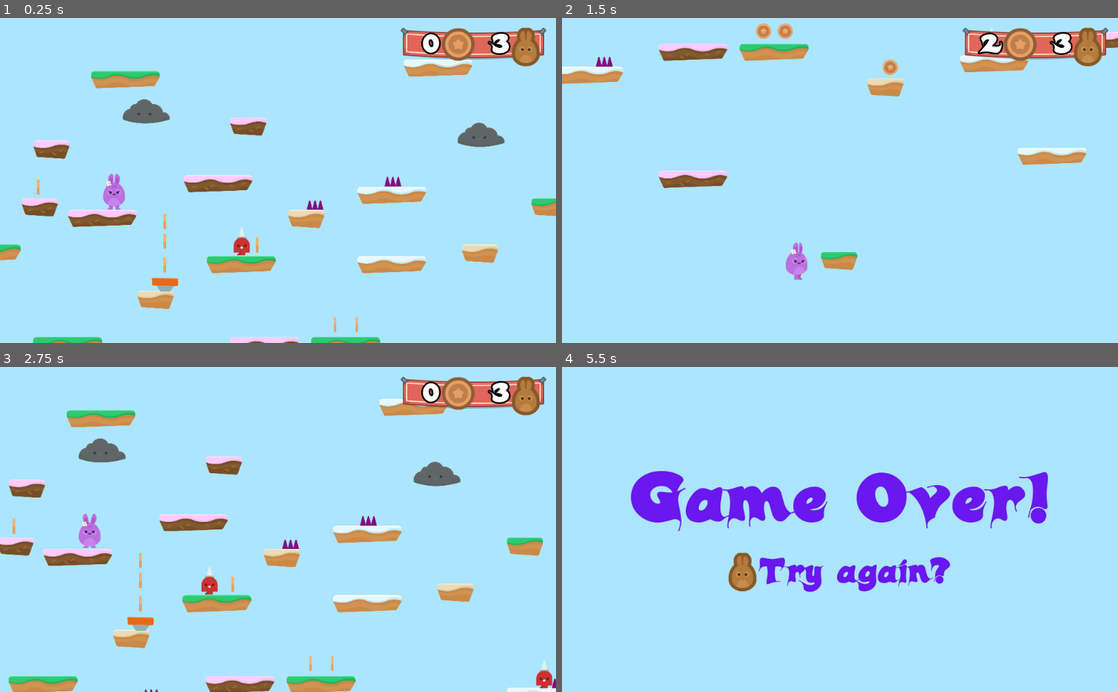
Above: before the commit, frames 1-4 (two rows, left to right).
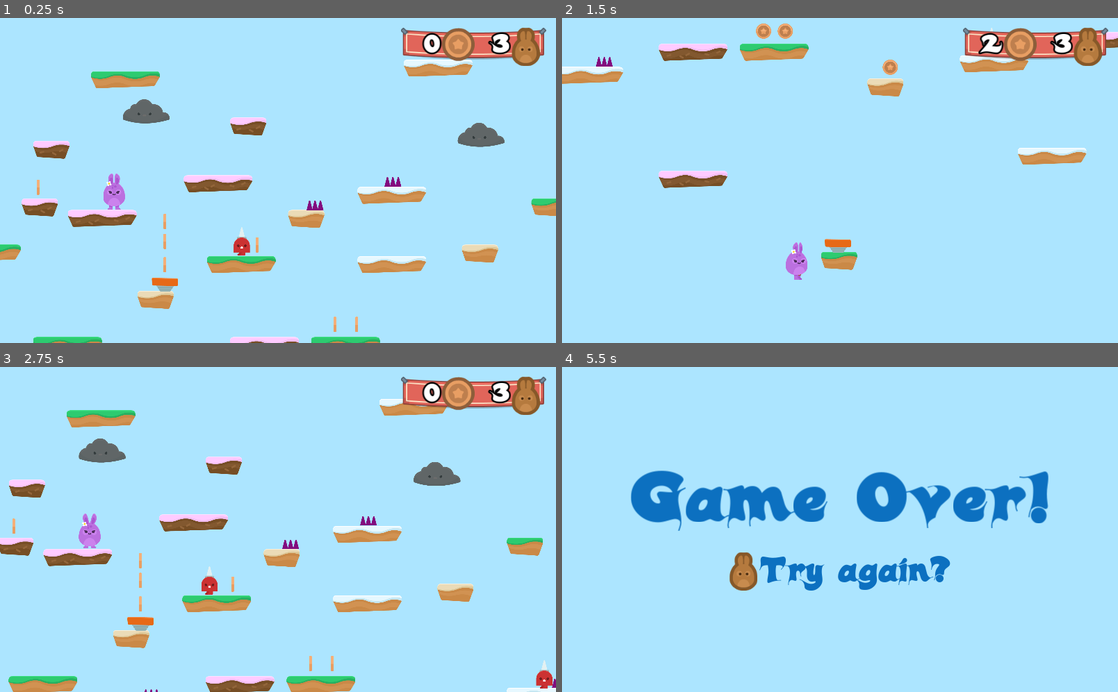
Above: after the commit, the same moments.

Repository: bennetimo/HoppyDays
Game: Godot game, scene res://Levels/Level1.tscn
Same seed, same stepped clock (60 frames per second), same inputs: the game is played once before the commit and once after it.
Inputs (mouse positions are in pixels of both pictures, inside the frame that each line leads up to; where the layout moved, square brackets give the same spot in the first picture):
- Up to frame 1 (0.25 s): no input
- Up to frame 2 (1.5 s): hold D (right) from 0.53 s (still down); tap Space (jump) at 0.77 s
- Up to frame 3 (2.75 s): tap Space (jump) at 1.52 s; release D (right) at 2 s; click (183, 575) [177, 575] at 2 s
- Up to frame 4 (5.5 s): hold A (left) 2.78-3.53 s; hold D (right) 3.53-5.03 s; tap Space (jump) at 3.77, 4.52, 5.27 s; hold A (left) from 5.03 s (still down)

The runs differ from the first frame. In frame 1, 1.0% of the frame differs, in the area x 0-100%, y 3-100%; in frame 2, 0.7%; in frame 3, 1.1%; in frame 4, 8.0%, in the area x 12-88%, y 31-70%.

Commit message:
add portal

Diff:
--- /dev/null
+++ b/Items/Portal.gd
@@ -0,0 +1,6 @@
+extends Node2D
+
+
+
+func _on_Area2D_body_entered(body):
+	get_tree().call_group("Gamestate", "win_game")
--- /dev/null
+++ b/Items/Portal.tscn
@@ -0,0 +1,60 @@
+[gd_scene load_steps=7 format=2]
+
+[ext_resource path="res://Items/Portal.gd" type="Script" id=1]
+[ext_resource path="res://GFX/Items/portal_yellow.png" type="Texture" id=2]
+[ext_resource path="res://GFX/Particles/portal_yellowParticle.png" type="Texture" id=3]
+
+[sub_resource type="RectangleShape2D" id=1]
+extents = Vector2( 115.328, 41.3827 )
+
+[sub_resource type="Animation" id=2]
+resource_name = "PortalStretch"
+length = 2.0
+loop = true
+step = 1.0
+tracks/0/type = "value"
+tracks/0/path = NodePath(".:scale")
+tracks/0/interp = 1
+tracks/0/loop_wrap = true
+tracks/0/imported = false
+tracks/0/enabled = true
+tracks/0/keys = {
+"times": PoolRealArray( 0, 1 ),
+"transitions": PoolRealArray( 1, 1 ),
+"update": 0,
+"values": [ Vector2( 1, 1 ), Vector2( 1.25, 1.1 ) ]
+}
+
+[sub_resource type="ParticlesMaterial" id=3]
+emission_shape = 1
+emission_sphere_radius = 120.0
+flag_disable_z = true
+gravity = Vector3( 0, 5, 0 )
+orbit_velocity = 0.2
+orbit_velocity_random = 0.0
+radial_accel = 30.0
+
+[node name="Portal" type="Node2D"]
+script = ExtResource( 1 )
+
+[node name="Area2D" type="Area2D" parent="."]
+scale = Vector2( 1.01973, 1.00789 )
+
+[node name="Sprite" type="Sprite" parent="Area2D"]
+texture = ExtResource( 2 )
+
+[node name="CollisionShape2D" type="CollisionShape2D" parent="Area2D"]
+visible = false
+shape = SubResource( 1 )
+
+[node name="AnimationPlayer" type="AnimationPlayer" parent="Area2D"]
+autoplay = "PortalStretch"
+anims/PortalStretch = SubResource( 2 )
+
+[node name="Particles2D" type="Particles2D" parent="Area2D"]
+amount = 15
+lifetime = 2.5
+randomness = 1.0
+process_material = SubResource( 3 )
+texture = ExtResource( 3 )
+[connection signal="body_entered" from="Area2D" to="." method="_on_Area2D_body_entered"]
--- a/Levels/GameOver.tscn
+++ b/Levels/GameOver.tscn
@@ -39,7 +39,7 @@
 margin_right = 773.0
 margin_bottom = 164.0
 custom_fonts/font = SubResource( 1 )
-custom_colors/font_color = Color( 0.419608, 0.0941176, 0.945098, 1 )
+custom_colors/font_color = Color( 0.0509804, 0.443137, 0.756863, 1 )
 text = "Game Over!"
 
 [node name="HBoxContainer" type="HBoxContainer" parent="CenterContainer/VBoxContainer"]
@@ -59,6 +59,6 @@
 margin_right = 591.0
 margin_bottom = 82.0
 custom_fonts/font = SubResource( 2 )
-custom_colors/font_color = Color( 0.419608, 0.0941176, 0.945098, 1 )
+custom_colors/font_color = Color( 0.0509804, 0.443137, 0.756863, 1 )
 text = "Try again?"
 [connection signal="pressed" from="CenterContainer/VBoxContainer/HBoxContainer/RestartButton" to="." method="_on_RestartButton_pressed"]
--- a/Levels/GameState.gd
+++ b/Levels/GameState.gd
@@ -31,3 +31,6 @@
 
 func end_game():
 	get_tree().change_scene("res://Levels/GameOver.tscn")
+
+func win_game():
+	get_tree().change_scene("res://Levels/Victory.tscn")
--- a/Levels/Level1.tscn
+++ b/Levels/Level1.tscn
@@ -1,121 +1,146 @@
-[gd_scene load_steps=11 format=2]
+[gd_scene load_steps=12 format=2]
 
 [ext_resource path="res://Levels/GameState.gd" type="Script" id=1]
-[ext_resource path="res://Player/Player.tscn" type="PackedScene" id=2]
-[ext_resource path="res://Levels/Tileset.tres" type="TileSet" id=3]
-[ext_resource path="res://Hazards/SpikeTop.tscn" type="PackedScene" id=4]
-[ext_resource path="res://NPCs/Spikeman.tscn" type="PackedScene" id=5]
-[ext_resource path="res://NPCs/Cloud.tscn" type="PackedScene" id=6]
-[ext_resource path="res://Items/Coin.tscn" type="PackedScene" id=7]
-[ext_resource path="res://Items/JumpPad.tscn" type="PackedScene" id=8]
-[ext_resource path="res://SFX/Chiptune_Adventures_1.ogg" type="AudioStream" id=9]
-[ext_resource path="res://GUI/GUI.tscn" type="PackedScene" id=10]
+[ext_resource path="res://Items/Portal.tscn" type="PackedScene" id=2]
+[ext_resource path="res://Player/Player.tscn" type="PackedScene" id=3]
+[ext_resource path="res://Levels/Tileset.tres" type="TileSet" id=4]
+[ext_resource path="res://Hazards/SpikeTop.tscn" type="PackedScene" id=5]
+[ext_resource path="res://NPCs/Spikeman.tscn" type="PackedScene" id=6]
+[ext_resource path="res://NPCs/Cloud.tscn" type="PackedScene" id=7]
+[ext_resource path="res://Items/Coin.tscn" type="PackedScene" id=8]
+[ext_resource path="res://Items/JumpPad.tscn" type="PackedScene" id=9]
+[ext_resource path="res://SFX/Chiptune_Adventures_1.ogg" type="AudioStream" id=10]
+[ext_resource path="res://GUI/GUI.tscn" type="PackedScene" id=11]
 
 [node name="Level1" type="Node2D"]
 script = ExtResource( 1 )
 
-[node name="Player" parent="." instance=ExtResource( 2 )]
+[node name="Portal" parent="." instance=ExtResource( 2 )]
+position = Vector2( 6480, 40 )
+
+[node name="Player" parent="." instance=ExtResource( 3 )]
 position = Vector2( 480, 210 )
 
 [node name="TileMap" type="TileMap" parent="."]
 position = Vector2( 480, 210 )
-tile_set = ExtResource( 3 )
+tile_set = ExtResource( 4 )
 collision_layer = 2
 format = 1
-tile_data = PoolIntArray( -655303, 3, 0, -589799, 6, 0, -458754, 2, 0, -327596, 3, 0, -262134, 1, 0, -65543, 1, 0, -65495, 3, 0 …(550 unchanged characters)…
+tile_data = PoolIntArray( -655303, 3, 0, -589799, 6, 0, -458754, 2, 0, -262134, 1, 0, -65543, 1, 0, -65495, 3, 0 …(550 unchanged characters)…
 
 [node name="Hazards" type="Node" parent="."]
-editor/display_folded = true
 
-[node name="SpikeTop" parent="Hazards" instance=ExtResource( 4 )]
+[node name="SpikeTop" parent="Hazards" instance=ExtResource( 5 )]
 position = Vector2( 1590, 440 )
 
-[node name="SpikeTop2" parent="Hazards" instance=ExtResource( 4 )]
+[node name="SpikeTop2" parent="Hazards" instance=ExtResource( 5 )]
 position = Vector2( 820, 1270 )
 
-[node name="SpikeTop3" parent="Hazards" instance=ExtResource( 4 )]
+[node name="SpikeTop3" parent="Hazards" instance=ExtResource( 5 )]
 position = Vector2( 2020, 310 )
 
-[node name="SpikeTop4" parent="Hazards" instance=ExtResource( 4 )]
+[node name="SpikeTop4" parent="Hazards" instance=ExtResource( 5 )]
 position = Vector2( 3080, 1210 )
+
+[node name="SpikeTop5" parent="Hazards" instance=ExtResource( 5 )]
+position = Vector2( 5060, 1850 )
 
 [node name="NPCs" type="Node" parent="."]
 
-[node name="Spikeman" parent="NPCs" instance=ExtResource( 5 )]
+[node name="Spikeman" parent="NPCs" instance=ExtResource( 6 )]
 position = Vector2( 1110, 640 )
 
-[node name="Spikeman2" parent="NPCs" instance=ExtResource( 5 )]
+[node name="Spikeman2" parent="NPCs" instance=ExtResource( 6 )]
 position = Vector2( 2960, 1160 )
 
-[node name="Cloud" parent="NPCs" instance=ExtResource( 6 )]
+[node name="Spikeman3" parent="NPCs" instance=ExtResource( 6 )]
+position = Vector2( 5850, 1157.09 )
+
+[node name="Cloud" parent="NPCs" instance=ExtResource( 7 )]
 position = Vector2( 2570, 50 )
 
-[node name="Cloud2" parent="NPCs" instance=ExtResource( 6 )]
+[node name="Cloud2" parent="NPCs" instance=ExtResource( 7 )]
 position = Vector2( 720, -80 )
 
-[node name="Cloud3" parent="NPCs" instance=ExtResource( 6 )]
+[node name="Cloud3" parent="NPCs" instance=ExtResource( 7 )]
 position = Vector2( 3590, 170 )
 
-[node name="Cloud4" parent="NPCs" instance=ExtResource( 6 )]
+[node name="Cloud4" parent="NPCs" instance=ExtResource( 7 )]
 position = Vector2( 4010, -90 )
 
 [node name="Coins" type="Node" parent="."]
-editor/display_folded = true
 
-[node name="Coin" parent="Coins" instance=ExtResource( 7 )]
+[node name="Coin" parent="Coins" instance=ExtResource( 8 )]
 position = Vector2( 1270, 660 )
 
-[node name="Coin2" parent="Coins" instance=ExtResource( 7 )]
+[node name="Coin2" parent="Coins" instance=ExtResource( 8 )]
 position = Vector2( 1820, 1100 )
 
-[node name="Coin3" parent="Coins" instance=ExtResource( 7 )]
+[node name="Coin3" parent="Coins" instance=ExtResource( 8 )]
 position = Vector2( 2400, 1300 )
 
-[node name="Coin4" parent="Coins" instance=ExtResource( 7 )]
+[node name="Coin4" parent="Coins" instance=ExtResource( 8 )]
 position = Vector2( 3490, 520 )
 
-[node name="Coin11" parent="Coins" instance=ExtResource( 7 )]
+[node name="Coin11" parent="Coins" instance=ExtResource( 8 )]
 position = Vector2( 5060, 980 )
 
-[node name="Coin12" parent="Coins" instance=ExtResource( 7 )]
+[node name="Coin12" parent="Coins" instance=ExtResource( 8 )]
 position = Vector2( 5130, 280 )
 
-[node name="Coin13" parent="Coins" instance=ExtResource( 7 )]
+[node name="Coin13" parent="Coins" instance=ExtResource( 8 )]
 position = Vector2( 4160, 1280 )
 
-[node name="Coin14" parent="Coins" instance=ExtResource( 7 )]
+[node name="Coin14" parent="Coins" instance=ExtResource( 8 )]
 position = Vector2( 4290, 1280 )
 
-[node name="Coin5" parent="Coins" instance=ExtResource( 7 )]
+[node name="Coin15" parent="Coins" instance=ExtResource( 8 )]
+position = Vector2( 6470, 1243.5 )
+
+[node name="Coin16" parent="Coins" instance=ExtResource( 8 )]
+position = Vector2( 6470, 1110 )
+
+[node name="Coin17" parent="Coins" instance=ExtResource( 8 )]
+position = Vector2( 6470, 990 )
+
+[node name="Coin5" parent="Coins" instance=ExtResource( 8 )]
 position = Vector2( 3200, 89 )
 
-[node name="Coin6" parent="Coins" instance=ExtResource( 7 )]
+[node name="Coin6" parent="Coins" instance=ExtResource( 8 )]
 position = Vector2( 1700, 1100 )
 
-[node name="Coin7" parent="Coins" instance=ExtResource( 7 )]
+[node name="Coin7" parent="Coins" instance=ExtResource( 8 )]
 position = Vector2( 60, 340 )
 
-[node name="Coin8" parent="Coins" instance=ExtResource( 7 )]
+[node name="Coin8" parent="Coins" instance=ExtResource( 8 )]
 position = Vector2( 760, 530 )
 
-[node name="Coin9" parent="Coins" instance=ExtResource( 7 )]
+[node name="Coin9" parent="Coins" instance=ExtResource( 8 )]
 position = Vector2( 760, 640 )
 
-[node name="Coin10" parent="Coins" instance=ExtResource( 7 )]
+[node name="Coin10" parent="Coins" instance=ExtResource( 8 )]
 position = Vector2( 760, 770 )
 
 [node name="JumpPads" type="Node" parent="."]
-editor/display_folded = true
 
-[node name="JumpPad" parent="JumpPads" instance=ExtResource( 8 )]
+[node name="JumpPad" parent="JumpPads" instance=ExtResource( 9 )]
 position = Vector2( 760, 880 )
 
-[node name="JumpPad2" parent="JumpPads" instance=ExtResource( 8 )]
+[node name="JumpPad2" parent="JumpPads" instance=ExtResource( 9 )]
 position = Vector2( 3850, 2090 )
 
+[node name="JumpPad3" parent="JumpPads" instance=ExtResource( 9 )]
+position = Vector2( 2110, 2290 )
+
+[node name="JumpPad4" parent="JumpPads" instance=ExtResource( 9 )]
+position = Vector2( 6470, 1390 )
+
+[node name="JumpPad5" parent="JumpPads" instance=ExtResource( 9 )]
+position = Vector2( 4890, 1840 )
+
 [node name="BGM" type="AudioStreamPlayer" parent="."]
-stream = ExtResource( 9 )
+stream = ExtResource( 10 )
 volume_db = -3.0
 autoplay = true
 
-[node name="GUI" parent="." instance=ExtResource( 10 )]
+[node name="GUI" parent="." instance=ExtResource( 11 )]
--- /dev/null
+++ b/Levels/Victory.tscn
@@ -0,0 +1,27 @@
+[gd_scene load_steps=2 format=2]
+
+[ext_resource path="res://Levels/GameOver.tscn" type="PackedScene" id=1]
+
+[node name="Victory" instance=ExtResource( 1 )]
+
+[node name="VBoxContainer" parent="CenterContainer" index="0"]
+margin_left = 212.0
+margin_right = 812.0
+
+[node name="Label" parent="CenterContainer/VBoxContainer" index="0"]
+margin_right = 600.0
+custom_colors/font_color = Color( 0.945098, 0.572549, 0.0941176, 1 )
+text = "You Win!"
+
+[node name="HBoxContainer" parent="CenterContainer/VBoxContainer" index="1"]
+margin_right = 600.0
+
+[node name="RestartButton" parent="CenterContainer/VBoxContainer/HBoxContainer" index="0"]
+margin_left = 82.0
+margin_right = 134.0
+
+[node name="Label" parent="CenterContainer/VBoxContainer/HBoxContainer" index="1"]
+margin_left = 138.0
+margin_right = 518.0
+custom_colors/font_color = Color( 0.945098, 0.572549, 0.0941176, 1 )
+text = "Play again?"
--- a/project.godot
+++ b/project.godot
@@ -18,6 +18,11 @@
 config/name="Hoppy Days"
 run/main_scene="res://Levels/Level1.tscn"
 config/icon="res://icon.png"
+
+[display]
+
+window/stretch/mode="2d"
+window/stretch/aspect="keep"
 
 [input]
 
